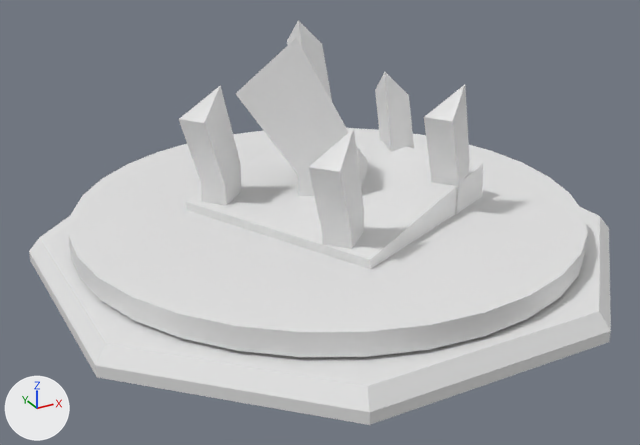
The FBX model Assets/Turrets/Models/FlakTurretCorpse.FBX, before and after one commit.
Camera for both pictures: a 50 mm camera at (-4.7, -8.24, 4.55) aimed at (-0.23, -0.11, 0.49). The axes (+X, +Y, +Z) are drawn at lower left. The lights are the same throughout. Where no turn or scale is listed for an object, it has been applied to the vertices.

Script lines for the objects in view, before the commit:
```python
me_mesh = bpy.data.meshes.new('Mesh')
me_mesh.from_pydata(...)  # 168 vertices, 254 faces; spans x -3.18..3.18, y -3.05..3.3, z -0.06..2.59
ob_flakturret = bpy.data.objects.new('FlakTurret', me_mesh)
ob_flakturret.location = (0.0, 0.0, 0.0)
```
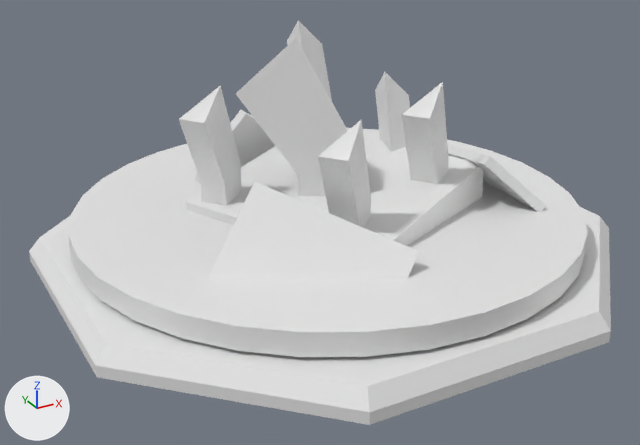
Commit message: more junk

What the commit changed:
me_mesh is used by ob_flakturret; location (0.0, 0.0, 0.0).
me_mesh had 168 vertices, 254 faces and spanned x -3.18..3.18, y -3.05..3.3, z -0.06..2.59.
me_mesh now has 196 vertices, 298 faces and spans x -3.18..3.18, y -3.05..3.3, z -0.15..2.59.
Part 1, on me_mesh:
7 vertices in x -0.98..-0.24, y -1.28..-1.03, z 0.0..1.97 move by (0.22, 0.22, 0.0).
5 vertices move from x -0.78..-0.44, y -1.5..-0.82, z 0.0..1.65 to x -0.55..-0.22, y -1.27..-0.59, z 0.0..1.65.
8 vertices are added at x -2.03..0.0, y -2.2..-0.54, z -0.15..1.36.
12 new faces join them.
Part 2, on me_mesh:
6 vertices in x 0.94..1.12, y -0.87..-0.6, z 0.13..2.1 move by (-0.16, 0.19, 0.0).
5 vertices in x 0.83..1.4, y -1.06..-0.41, z 0.13..1.78 move by (-0.15, 0.19, 0.0).
1 vertex moves from x 0.65, y -0.8, z 1.78 to x 0.5, y -0.6, z 1.78.
8 vertices are added at x 1.42..2.49, y -1.26..0.32, z 0.26..1.24.
12 new faces join them.
Part 3, on me_mesh:
7 vertices are added at x -1.11..0.27, y 1.47..2.02, z 0.32..1.39.
5 new vertices lie (0.02, -0.11, -0.03) away from vertices in x -1.11..0.19, y 1.47..2.02, z 0.32..1.39.
20 new faces join them.

Changed parts and their boxes (x1, y1, x2, y2) in the pictures (640 x 445 px):
part 1 of me_mesh, built on: before (308, 129, 364, 254); after (208, 119, 419, 279)
part 2 of me_mesh, built on: before (424, 85, 470, 215); after (402, 82, 546, 212)
part 3 of me_mesh, added: after (195, 110, 275, 183)
